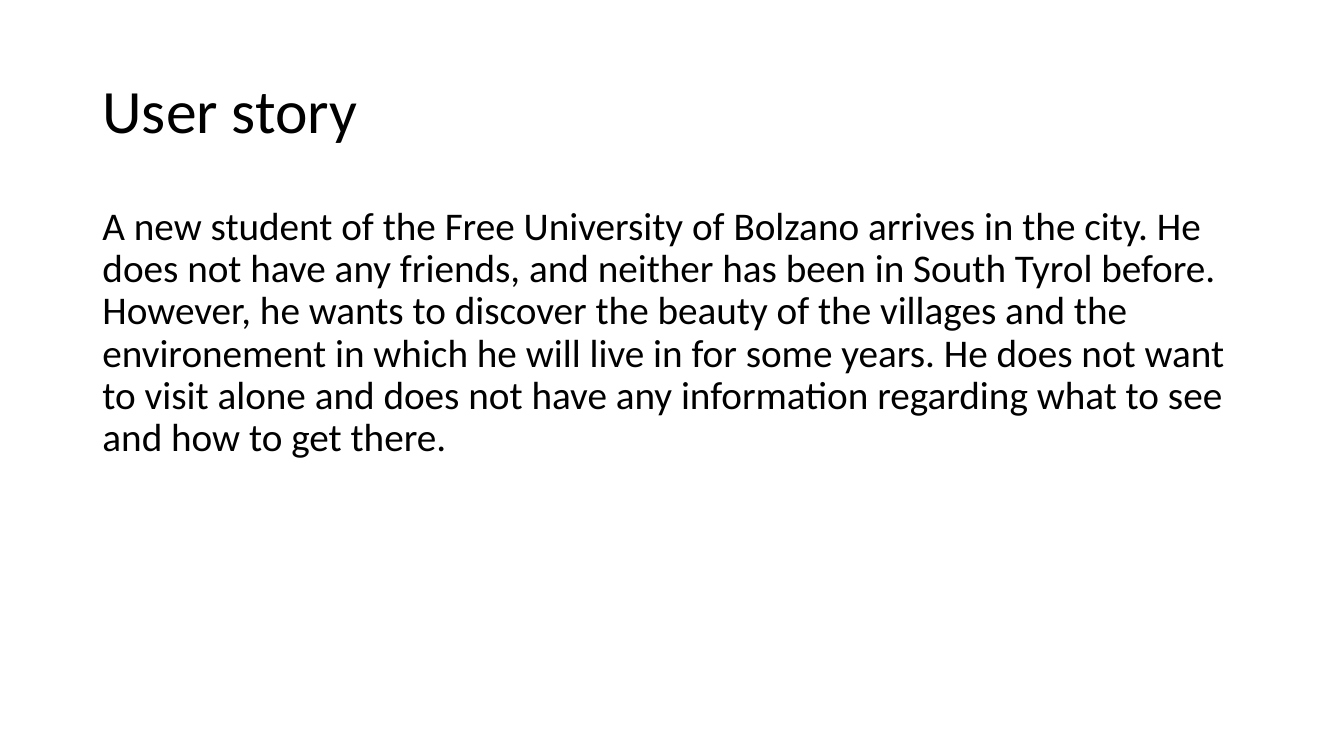
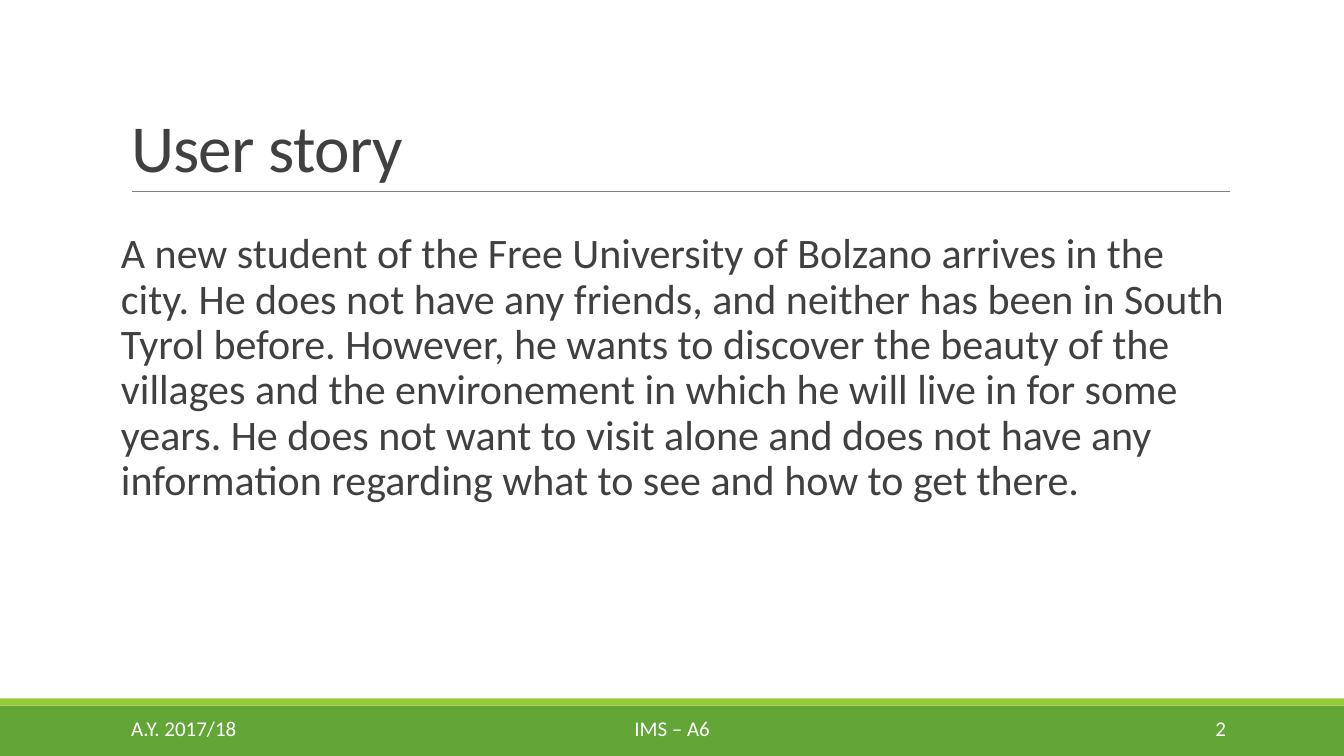
Before and after one commit to egcmi/IMS_project, a slide deck: slide 2 of Presentation1.pptx. Drawn at 1344x756 pixels with LibreOffice and Linux fonts; fonts in the diff are those of the drawing. Boxes give left, top, right and bottom in pixels: in the first picture for what was removed or moved away, otherwise in the second. Text is boxed around its words. In the diff, an @@ line names an element or a change of style, - is before the commit and + after.

```diff
--- a/Presentation1.pptx
+++ b/Presentation1.pptx
@@ title "User story" moved from (x1=102, y1=93, x2=357, y2=143) to (x1=131, y1=129, x2=403, y2=183) @@
@@ title "User story" at (x1=131, y1=129, x2=403, y2=183): size 44 to 48 pt, text colour #000000 to #404040, letter spacing 0 to -0.5 pt; line spacing 0.9 to 0.85; vertical alignment middle to bottom @@
@@ line added from (132, 192) to (1231, 192), #808080 0.5 pt @@
@@ text "A new student of the ..." moved from (x1=102, y1=212, x2=1225, y2=458) to (x1=121, y1=239, x2=1224, y2=502) @@
@@ text "A new student of the ..." at (x1=121, y1=239, x2=1224, y2=502): size 28 to 30 pt, text colour #000000 to #404040; more space between paragraphs @@
@@ rectangle added at (x1=0, y1=706, x2=1344, y2=756), fill #63A537 @@
@@ rectangle added at (x1=0, y1=699, x2=1344, y2=706), fill #99CB38 @@
@@ text added at (x1=131, y1=721, x2=236, y2=737), 15 pt, text #FFFFFF @@
+A.Y. 2017/18
@@ text added at (x1=634, y1=722, x2=710, y2=736), 15 pt, text #FFFFFF @@
+IMS – A6
@@ page number added at (x1=1215, y1=722, x2=1226, y2=736), 15 pt, text #FFFFFF @@
+2
```
Also in this commit, not shown: 2 other slides changed, 4 slides added, 1 slide removed.
